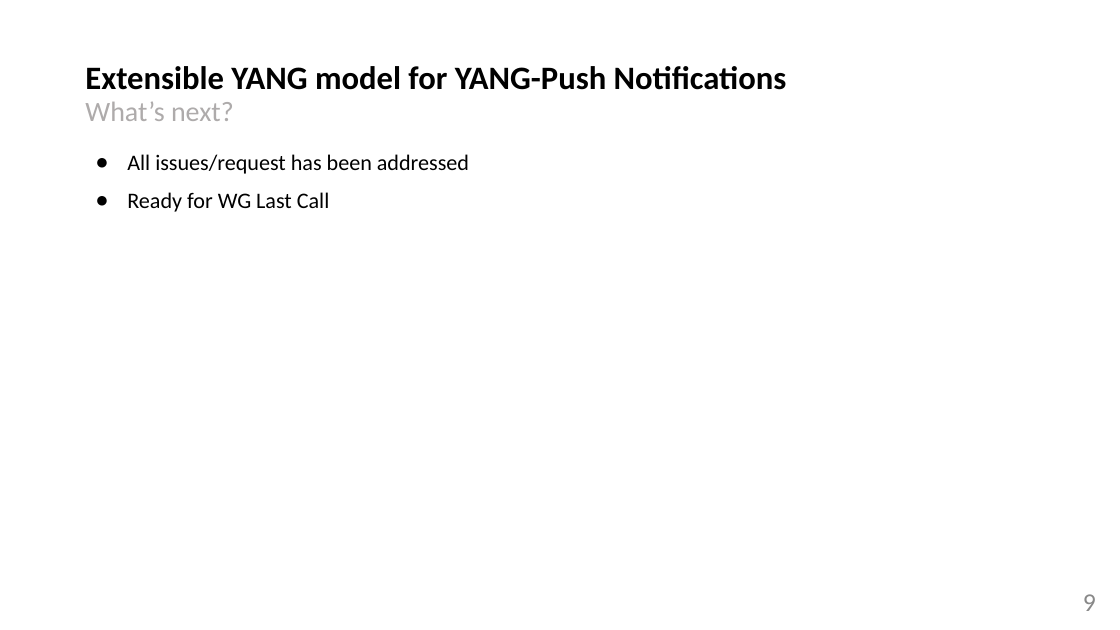
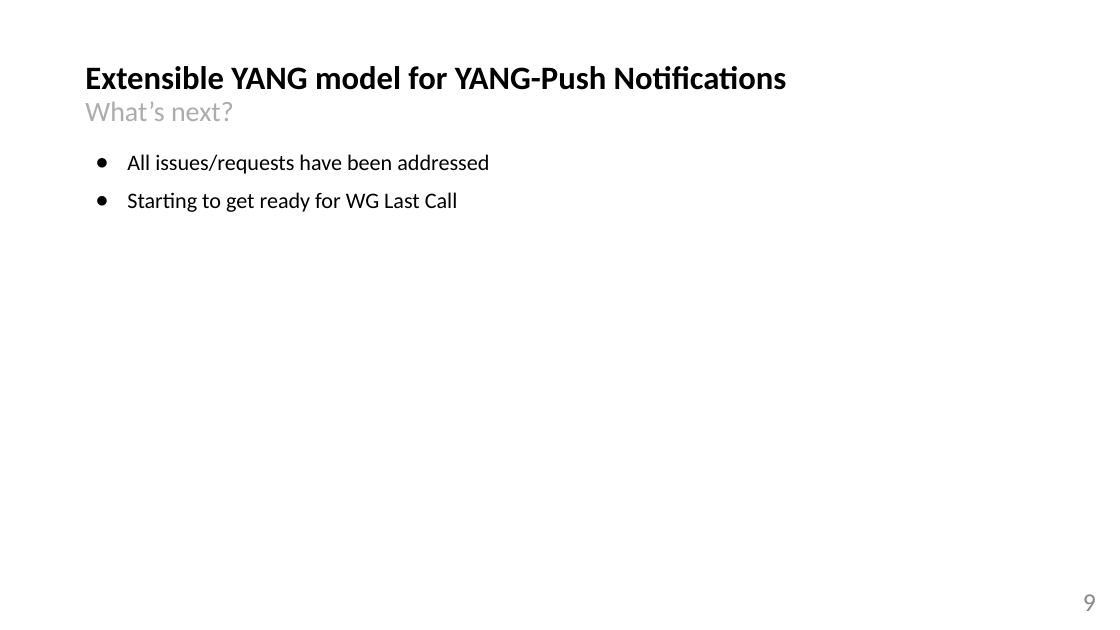
Before and after one commit to network-analytics/ietf-network-analytics-document-status, a slide deck: slide 9 of 122/NETCONF/draft-netana-netconf-notif-envelope-03.pptx. Drawn at 1120x630 pixels with LibreOffice and Linux fonts; fonts in the diff are those of the drawing. Boxes give left, top, right and bottom in pixels: in the first picture for what was removed or moved away, otherwise in the second. Text is boxed around its words. In the diff, an @@ line names an element or a change of style, - is before the commit and + after.

```diff
--- a/122/NETCONF/draft-netana-netconf-notif-envelope-03.pptx
+++ b/122/NETCONF/draft-netana-netconf-notif-envelope-03.pptx
@@ text at [127, 154, 489, 212]: text changed @@
-● All issues/request has been addressed
-● Ready for WG Last Call
+● All issues/requests have been addressed
+● Starting to get ready for WG Last Call
```
Also in this commit, not shown: 3 other slides changed, 1 other file.
